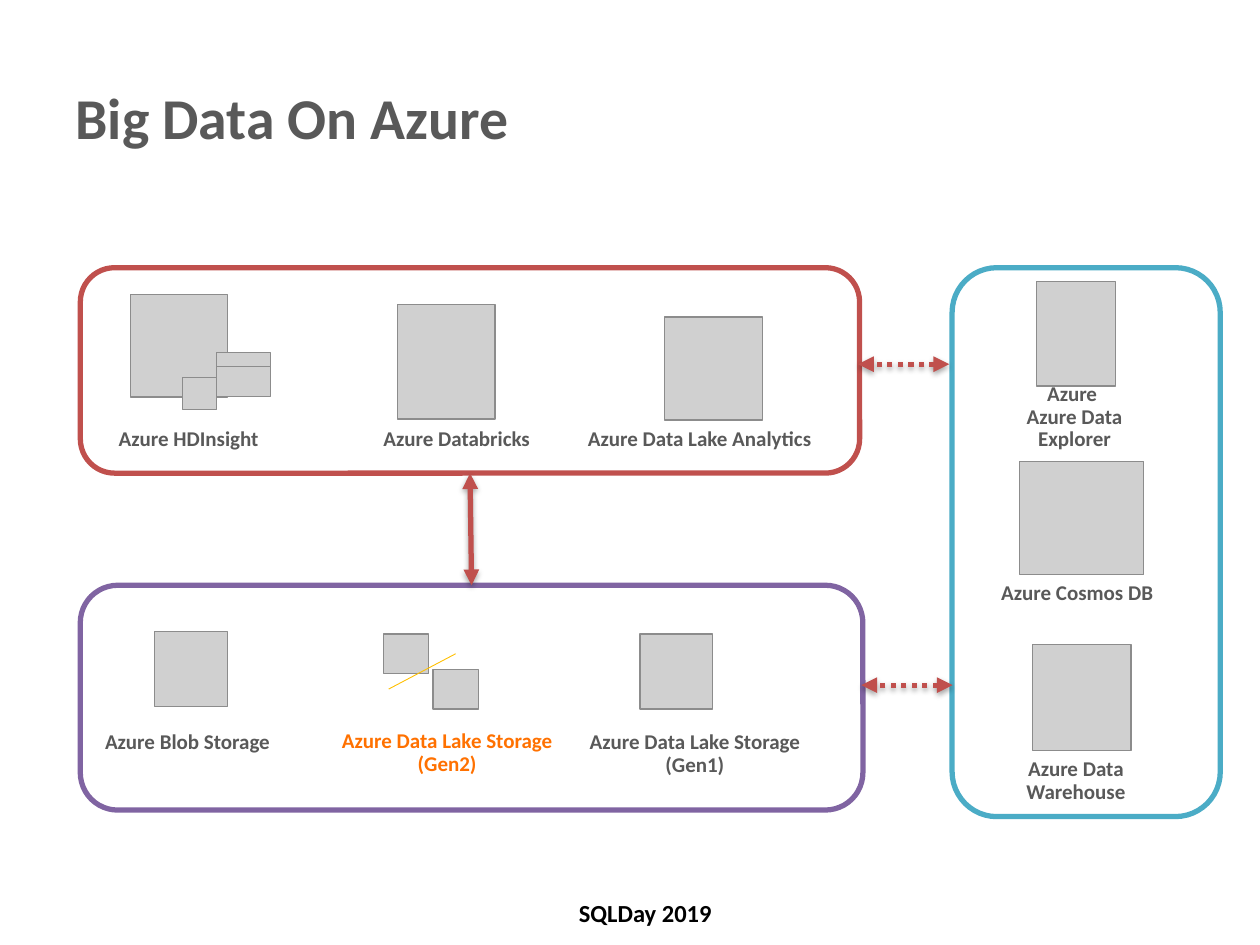
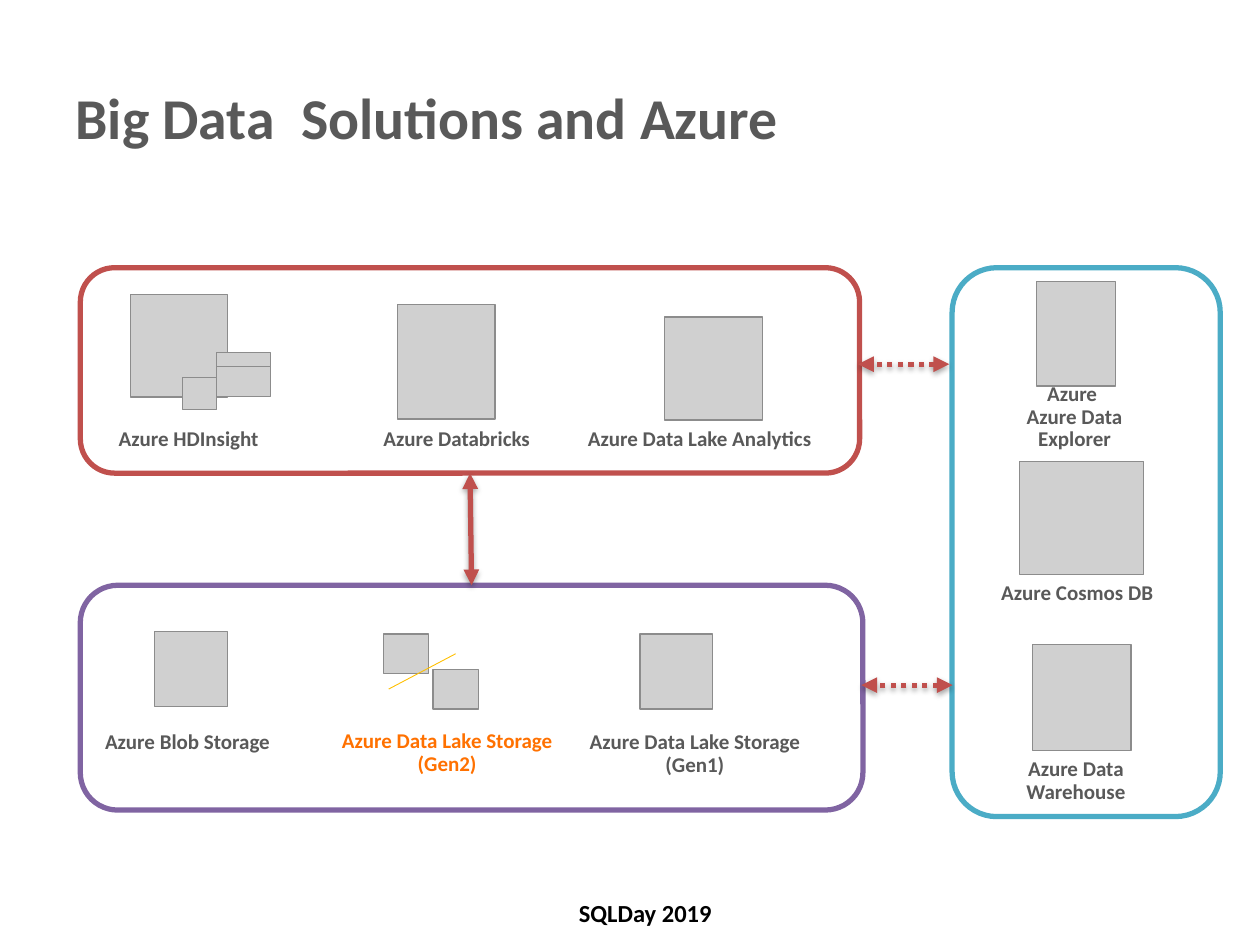
Before and after one commit to cloud4yourdata/CommunityEvents, a slide deck: slide 8 of SQLDay2019/SQLDay2019_PartitioningInBigDataSolutions.pptx. Drawn at 1260x945 pixels with LibreOffice and Linux fonts; fonts in the diff are those of the drawing; grey boxes stand for pictures; background and template pictures are left out. Boxes give left, top, right and bottom in pixels: in the first picture for what was removed or moved away, otherwise in the second. Text is boxed around its words. In the diff, an @@ line names an element or a change of style, - is before the commit and + after.

```diff
--- a/SQLDay2019/SQLDay2019_PartitioningInBigDataSolutions.pptx
+++ b/SQLDay2019/SQLDay2019_PartitioningInBigDataSolutions.pptx
@@ title at box(76, 98, 777, 149): text changed @@
-Big Data On Azure
+Big Data Solutions and Azure
```
Also in this commit, not shown: 17 other slides changed, 1 other file.
